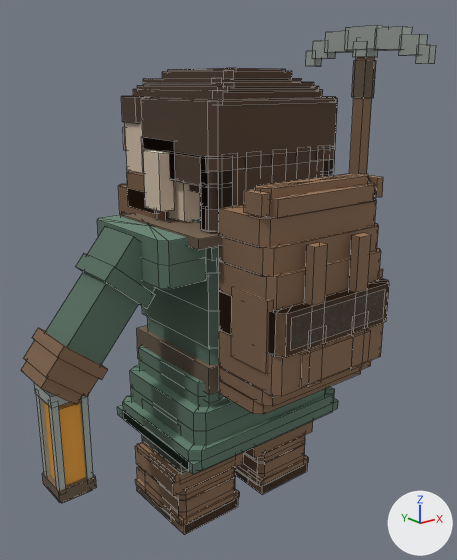
Renders of the Blender file src-assets/blender/SM_VoxelDwarf_Miner01.blend from each side of a commit.
Camera for both pictures: a camera (50 mm lens) standing at (-1.037, -1.288, 1.17) and looking at (-0.083, -0.096, 0.693). Arrows for +X, +Y and +Z are at lower right; the lights stay in place. The older version comes first. Mesh edges are drawn as thin lines.

The first picture shows 'r17_belt', 'r17_boot.L', 'r17_boot.R', 'r17_glove.L', 'r17_hair', 'r17_head', 'r17_lantern', 'r17_pack', 'r17_pickaxe', 'r17_skirt', 'r17_sleeve.L', 'r17_torso' and 3 more.
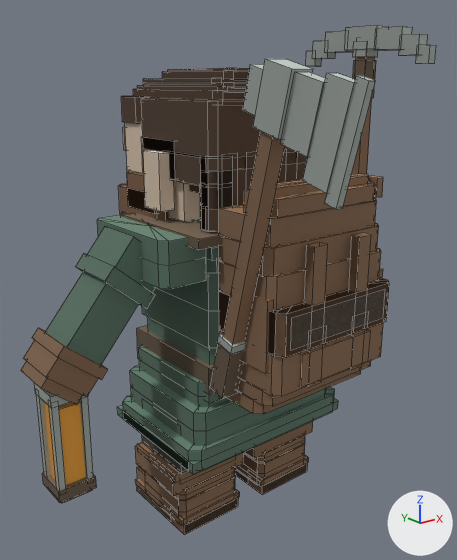
Diff of the bpy script that builds the scene:
```diff
--- a/src-assets/blender/SM_VoxelDwarf_Miner01.blend.py
+++ b/src-assets/blender/SM_VoxelDwarf_Miner01.blend.py
@@ me_r17_axe @@
+me_r17_axe.from_pydata(...)  # 64 vertices, 48 faces; spans x -0.23..-0.178, y -0.611..-0.207, z 0.473..1.21
+me_r17_axe.materials.append(mat_m_voxeldwarf_r17)  # picture img_t_voxeldwarf_r17
@@ ob_r17_axe @@
+ob_r17_axe = bpy.data.objects.new('r17_axe', me_r17_axe)
+ob_r17_axe.location = (0.0, 0.0, 0.0)
```

Boxes [x1, y1, x2, y2] around the edits, measured in the pictures (457 x 560 px):
'r17_axe', added: after [211, 59, 376, 399]
